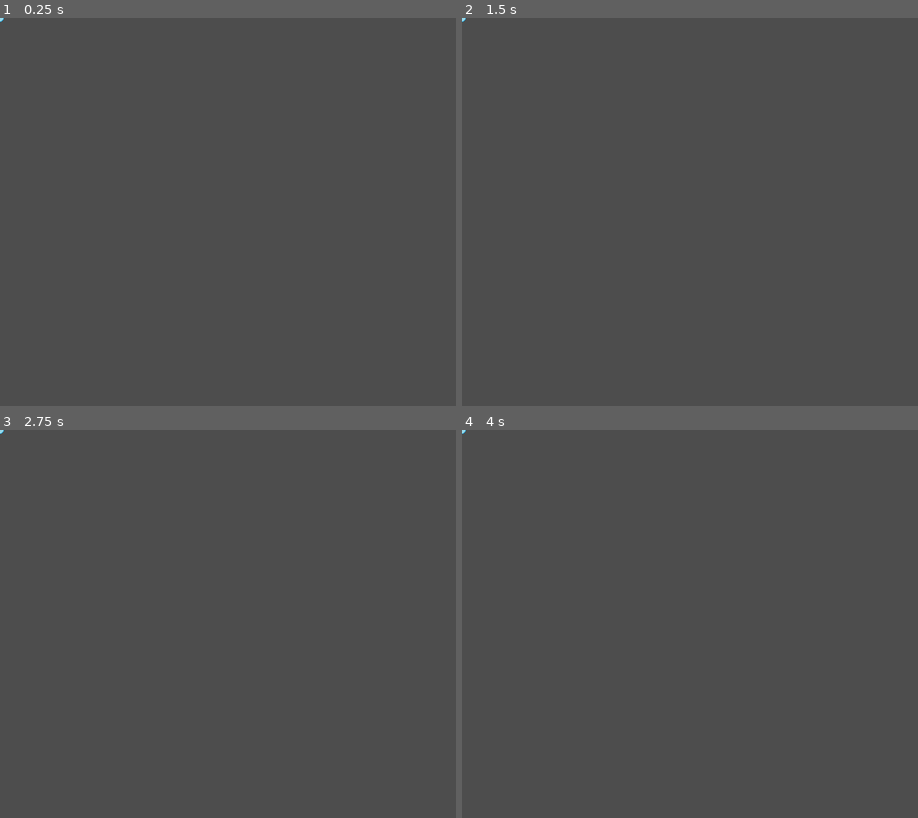
Above: before the commit, frames 1-4 (two rows, left to right).
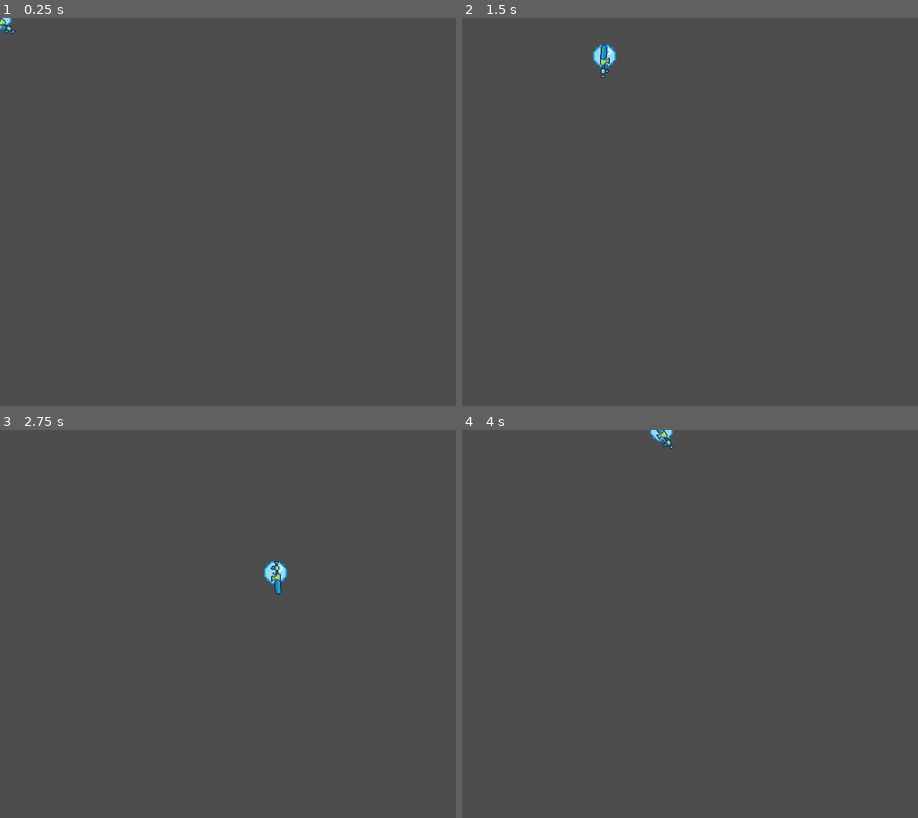
Above: after the commit, the same moments.

Repository: christianmz565/UnityHatersJam
Game: Godot game, scene res://Scenes/Character/player.tscn
Same seed, same stepped clock (60 frames per second), same inputs: the game is played once before the commit and once after it. This scene is started directly instead of the project's main scene.
Inputs (mouse positions are in pixels of both pictures, inside the frame that each line leads up to):
- Up to frame 1 (0.25 s): no input
- Up to frame 2 (1.5 s): tap Enter at 0.5 s; move the mouse to (790, 192) at 0.52 s; press the mouse at (790, 192) at 0.53 s; hold D (move_right) 0.53-1.28 s; move the mouse to (598, 231) at 1.27 s; release the mouse at (598, 231) at 1.28 s; hold S (move_down) from 1.28 s (still down); click (598, 231) at 1.35 s
- Up to frame 3 (2.75 s): move the mouse to (273, 538) at 2.02 s; release S (move_down) at 2.03 s; press the mouse at (273, 538) at 2.03 s; hold D (move_right) from 2.03 s (still down)
- Up to frame 4 (4 s): move the mouse to (667, 701) at 2.77 s; release D (move_right) at 2.78 s; release the mouse at (667, 701) at 2.78 s; hold W (move_up) 2.78-3.53 s; click (667, 701) at 2.85 s; move the mouse to (826, 682) at 3.52 s; press the mouse at (826, 682) at 3.53 s; hold A (move_left) from 3.53 s (still down)

The runs differ from the first frame. In frame 1, less than 0.1% of the frame differs, in the area x 0-4%, y 0-5%; in frame 2, 0.3%; in frame 3, 0.3%, in the area x 0-63%, y 0-43%; in frame 4, 0.2%.

Commit message:
finishing character moving and shooting mechanic

Diff:
--- /dev/null
+++ b/proyecto/Scenes/Bullet/bullet.gd
@@ -0,0 +1,16 @@
+extends Node2D
+
+@export var speed: float = 1000
+
+# Called when the node enters the scene tree for the first time.
+func _ready() -> void:
+	pass # Replace with function body.
+
+
+# Called every frame. 'delta' is the elapsed time since the previous frame.
+func _process(delta: float) -> void:
+	position += transform.x * speed * delta
+
+
+func _on_visible_on_screen_notifier_2d_screen_exited() -> void:
+	queue_free()
--- /dev/null
+++ b/proyecto/Scenes/Bullet/bullet.tscn
@@ -0,0 +1,17 @@
+[gd_scene load_steps=3 format=3 uid="uid://bwltrlqvotd2o"]
+
+[ext_resource type="Script" path="res://Scenes/Bullet/bullet.gd" id="1_vdg5w"]
+[ext_resource type="Texture2D" uid="uid://cd1hpulp40ap" path="res://Assets/bubble_projectile.png" id="2_7a127"]
+
+[node name="Bullet" type="Node2D"]
+scale = Vector2(3, 3)
+script = ExtResource("1_vdg5w")
+
+[node name="Sprite2D" type="Sprite2D" parent="."]
+texture = ExtResource("2_7a127")
+
+[node name="VisibleOnScreenNotifier2D" type="VisibleOnScreenNotifier2D" parent="."]
+position = Vector2(-1.20004e-06, -3.57628e-07)
+scale = Vector2(2.13333, 2.13333)
+
+[connection signal="screen_exited" from="VisibleOnScreenNotifier2D" to="." method="_on_visible_on_screen_notifier_2d_screen_exited"]
--- /dev/null
+++ b/proyecto/Scenes/Character/input.gd
@@ -0,0 +1,18 @@
+extends Node
+class_name GameInput
+
+static func process_input() -> Vector2:
+	var direction: Vector2 = Vector2.ZERO;
+
+	if Input.is_action_pressed("move_up"):
+		direction.y -= 1
+	if Input.is_action_pressed("move_down"):
+		direction.y += 1
+	if Input.is_action_pressed("move_left"):
+		direction.x -= 1
+	if Input.is_action_pressed("move_right"):
+		direction.x += 1
+
+	direction = direction.normalized()
+
+	return direction
--- /dev/null
+++ b/proyecto/Scenes/Character/player.gd
@@ -0,0 +1,11 @@
+extends CharacterBody2D
+
+@export var speed: float = 400.0
+
+func _physics_process(_delta: float) -> void:
+	# Get the input direction and handle the movement/deceleration.
+	# As good practice, you should replace UI actions with custom gameplay actions.
+	var direction := GameInput.process_input();
+	if direction != Vector2.ZERO:
+		velocity = direction * speed
+		move_and_slide()
--- a/proyecto/Scenes/Character/player.tscn
+++ b/proyecto/Scenes/Character/player.tscn
@@ -1,8 +1,22 @@
-[gd_scene load_steps=2 format=3 uid="uid://dafh5lcpxil72"]
+[gd_scene load_steps=5 format=3 uid="uid://dafh5lcpxil72"]
 
-[ext_resource type="Texture2D" uid="uid://ilekirgg0e1h" path="res://Assets/burbuja.png" id="1_irp5u"]
+[ext_resource type="Texture2D" uid="uid://ilekirgg0e1h" path="res://Assets/bubble.png" id="1_irp5u"]
+[ext_resource type="Script" path="res://Scenes/Character/player.gd" id="1_n3m1l"]
+[ext_resource type="PackedScene" uid="uid://d2u24r30pav7s" path="res://Scenes/Gun/Gun.tscn" id="3_jafsv"]
+
+[sub_resource type="CircleShape2D" id="CircleShape2D_aee7f"]
+radius = 8.0
 
 [node name="Player" type="CharacterBody2D"]
+script = ExtResource("1_n3m1l")
 
 [node name="Sprite2D" type="Sprite2D" parent="."]
+scale = Vector2(3, 3)
 texture = ExtResource("1_irp5u")
+
+[node name="CollisionShape2D" type="CollisionShape2D" parent="."]
+scale = Vector2(3, 3)
+shape = SubResource("CircleShape2D_aee7f")
+
+[node name="Gun" parent="." instance=ExtResource("3_jafsv")]
+position = Vector2(1, 11)
--- /dev/null
+++ b/proyecto/Scenes/Gun/Gun.tscn
@@ -0,0 +1,17 @@
+[gd_scene load_steps=3 format=3 uid="uid://d2u24r30pav7s"]
+
+[ext_resource type="Script" path="res://Scenes/Gun/gun.gd" id="1_aqxs1"]
+[ext_resource type="Texture2D" uid="uid://dh2jsgcmlygjj" path="res://Assets/bubble_gun.png" id="2_mwvwo"]
+
+[node name="Gun" type="Node2D"]
+script = ExtResource("1_aqxs1")
+
+[node name="Sprite2D" type="Sprite2D" parent="."]
+texture = ExtResource("2_mwvwo")
+
+[node name="Marker2D" type="Marker2D" parent="."]
+position = Vector2(39, -3)
+
+[node name="Timer" type="Timer" parent="."]
+
+[connection signal="timeout" from="Timer" to="." method="_on_timer_timeout"]
--- /dev/null
+++ b/proyecto/Scenes/Gun/gun.gd
@@ -0,0 +1,39 @@
+extends Node2D
+
+const bullet = preload("res://Scenes/Bullet/bullet.tscn")
+
+@onready var marker: Marker2D = $Marker2D
+@onready var timer: Timer = $Timer
+
+@export var attack_speed: float = 0.5
+
+var attack_timeout: bool = true
+
+# Called when the node enters the scene tree for the first time.
+func _ready() -> void:
+	timer.wait_time = attack_speed
+
+
+# Called every frame. 'delta' is the elapsed time since the previous frame.
+func _process(_delta: float) -> void:
+	look_at(get_global_mouse_position());
+	rotation_degrees = wrap(rotation_degrees, 0, 360);
+	if 90 < rotation_degrees and rotation_degrees < 270:
+		scale.y = -1;
+	else:
+		scale.y = 1;
+
+	if Input.is_action_pressed("shoot_gun") and attack_timeout:
+		shoot(_delta)
+
+func shoot(_delta: float) -> void:
+	var bullet_instance = bullet.instantiate();
+	get_tree().root.add_child(bullet_instance);
+	bullet_instance.global_position = marker.global_position;
+	bullet_instance.rotation = rotation;
+	timer.start()
+	attack_timeout = false
+
+
+func _on_timer_timeout() -> void:
+	attack_timeout = true
Renamed: proyecto/Assets/burbuja.png -> proyecto/Assets/bubble.png
Not shown, added: proyecto/Assets/bubble.png.import
Binary file added: proyecto/Assets/bubble_gun.png
Not shown, changed: proyecto/Assets/bubble_gun.png.import
Binary file added: proyecto/Assets/bubble_projectile.png
Not shown, added: proyecto/Assets/bubble_projectile.png.import
